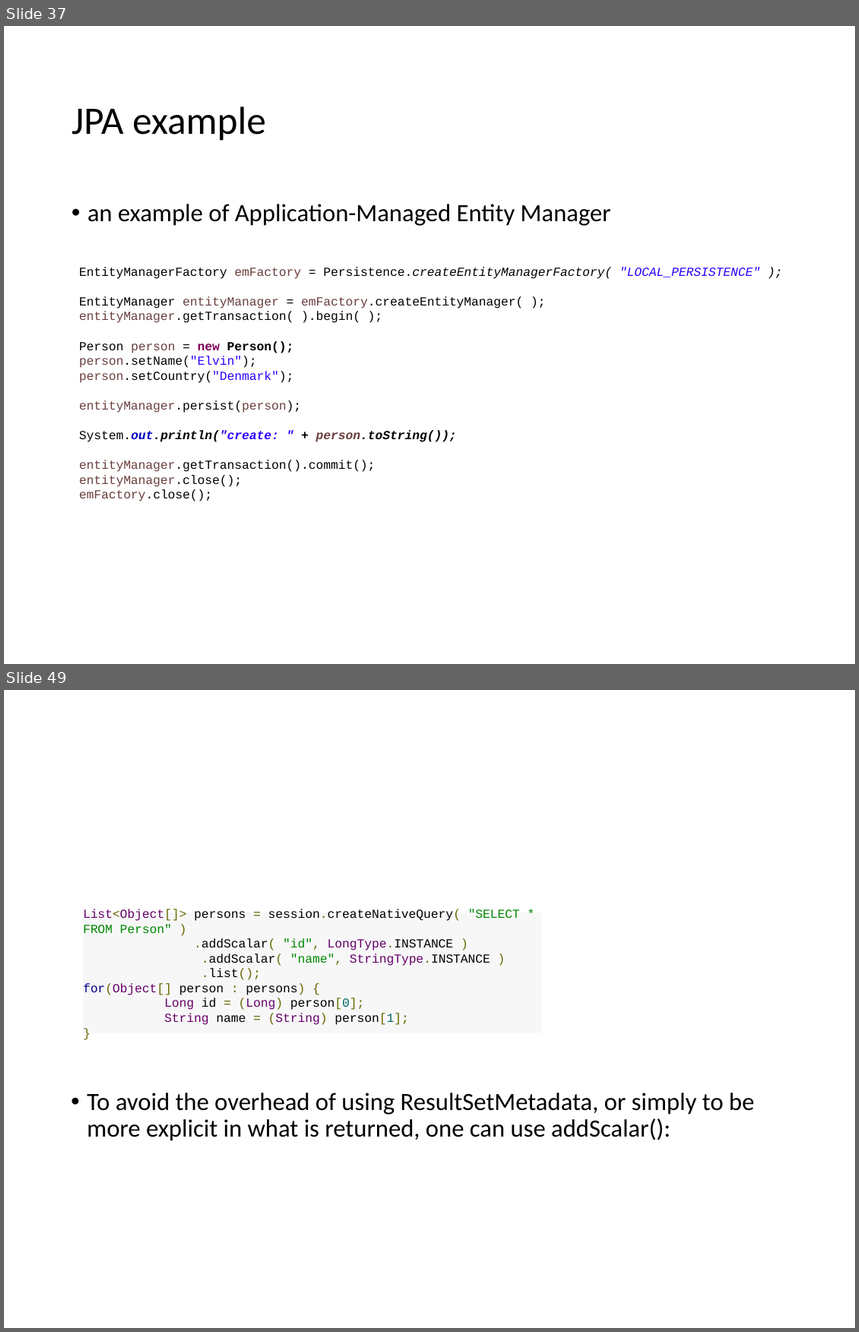
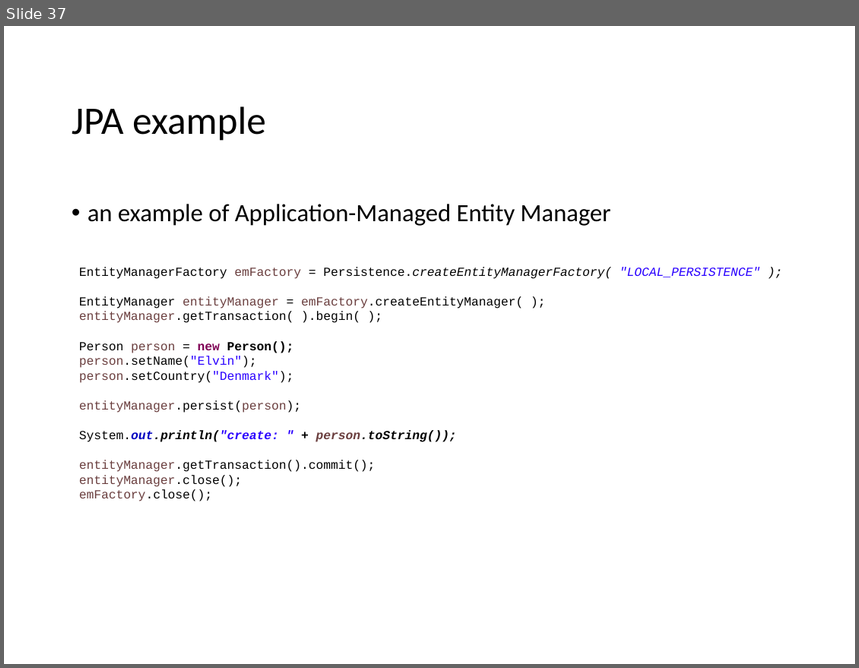
Before and after one commit to lawren43/mytest-repo, a slide deck: test-springmvc/doc/1.JPA Introduction.pptx. Shown one above the other, each under a label of ours: slides 37 and 49 before the commit, slide 37 after it; the slides between them are not shown. The pictures are 859x1332 and 859x668 pixels, drawn with LibreOffice and Linux fonts; fonts in the diff are those of the drawing. Boxes give left, top, right and bottom in pixels: in the first picture for what was removed or moved away, otherwise in the second. Text is boxed around its words. In the diff, an @@ line names an element or a change of style, - is before the commit and + after.

```diff
--- a/test-springmvc/doc/1.JPA Introduction.pptx
+++ b/test-springmvc/doc/1.JPA Introduction.pptx
@@ slide 49 removed at (x1=4, y1=690, x2=855, y2=1328), background #FFFFFF @@
@@ rectangle removed at (x1=83, y1=913, x2=542, y2=1033) @@
-List<Object[]> persons = session.createNativeQuery( "SELECT * FROM Person" )
-.addScalar( "id", LongType.INSTANCE )
-.addScalar( "name", StringType.INSTANCE )
-.list();
-for(Object[] person : persons) {
-Long id = (Long) person[0];
-String name = (String) person[1];
-}
@@ text removed at (x1=87, y1=1093, x2=754, y2=1141) @@
-• To avoid the overhead of using ResultSetMetadata, or simply to be more explicit in what is returned, one can use addScalar():
```
Also in this commit, not shown: 5 slides changed, 2 slides added, 63 other slides removed, 1 other file.
